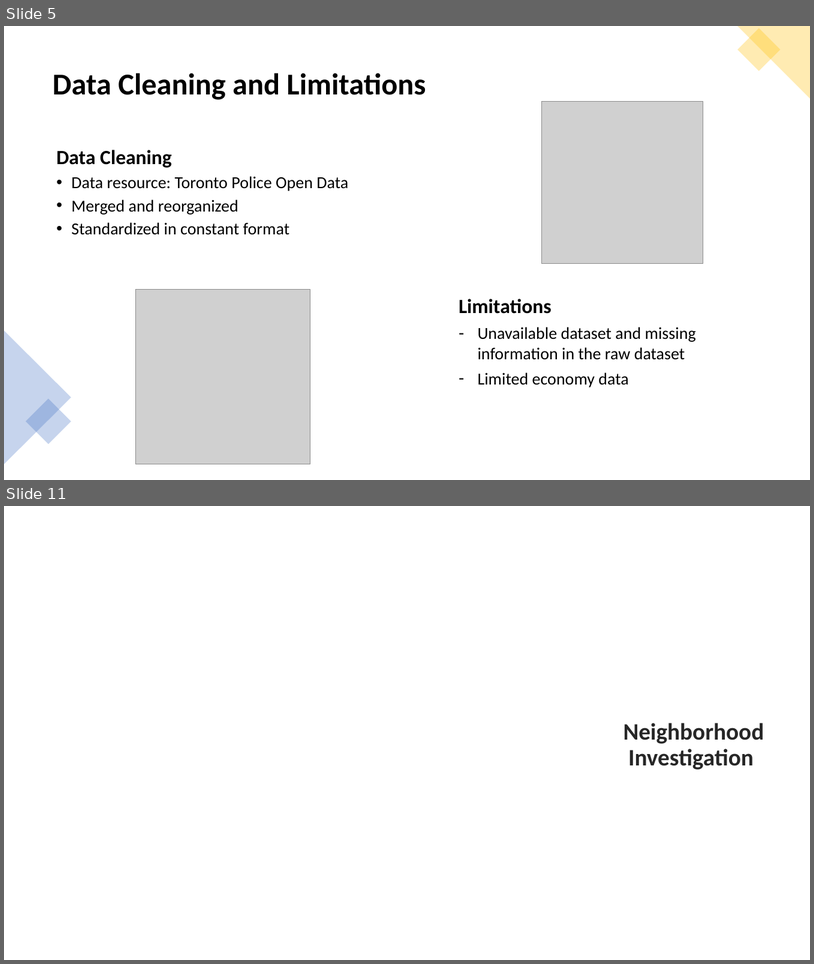
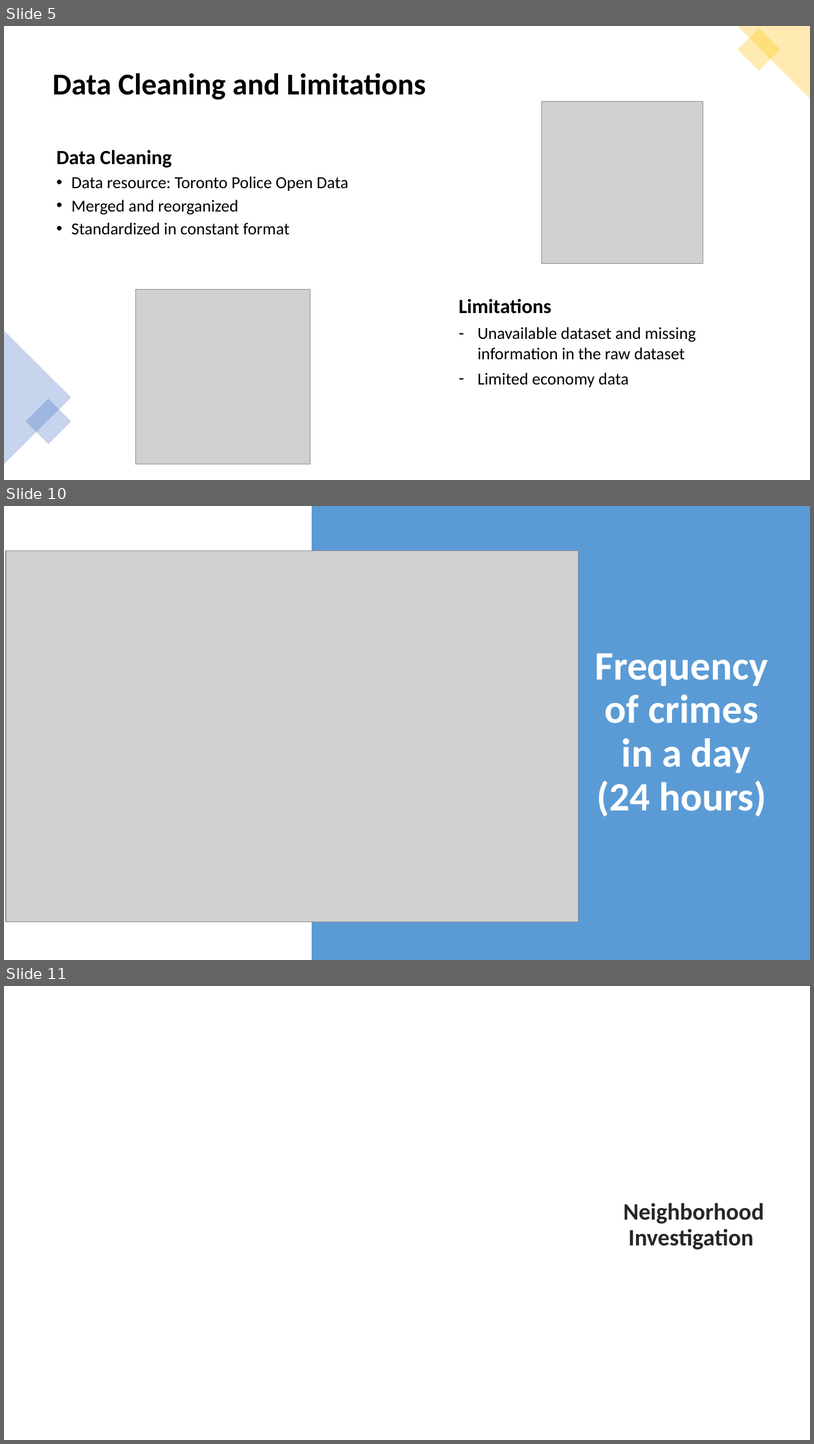
Before and after one commit to neha-nayeem/Project-01, a slide deck: Presentation - Project 01.pptx. Shown one above the other, each under a label of ours: slides 5 and 11 before the commit, slides 5, 10 and 11 after it; the slides between them are not shown. The pictures are 814x964 and 814x1444 pixels, drawn with LibreOffice and Linux fonts; fonts in the diff are those of the drawing; grey boxes stand for pictures; background and template pictures are left out. Boxes give left, top, right and bottom in pixels: in the first picture for what was removed or moved away, otherwise in the second. Text is boxed around its words. In the diff, an @@ line names an element or a change of style, - is before the commit and + after.

```diff
--- a/Presentation - Project 01.pptx
+++ b/Presentation - Project 01.pptx
@@ slide 10 added at (4,506,810,960), background #FFFFFF @@
@@ rectangle added at (312,506,810,960), fill #5B9BD5 @@
@@ picture added at (6,550,579,921) @@
@@ title added at (595,653,768,816), 48 pt, text #FFFFFF, bold @@
+Frequency
+of crimes
+in a day
+(24 hours)
```
Also in this commit, not shown: 9 slides changed, 1 slide removed.
